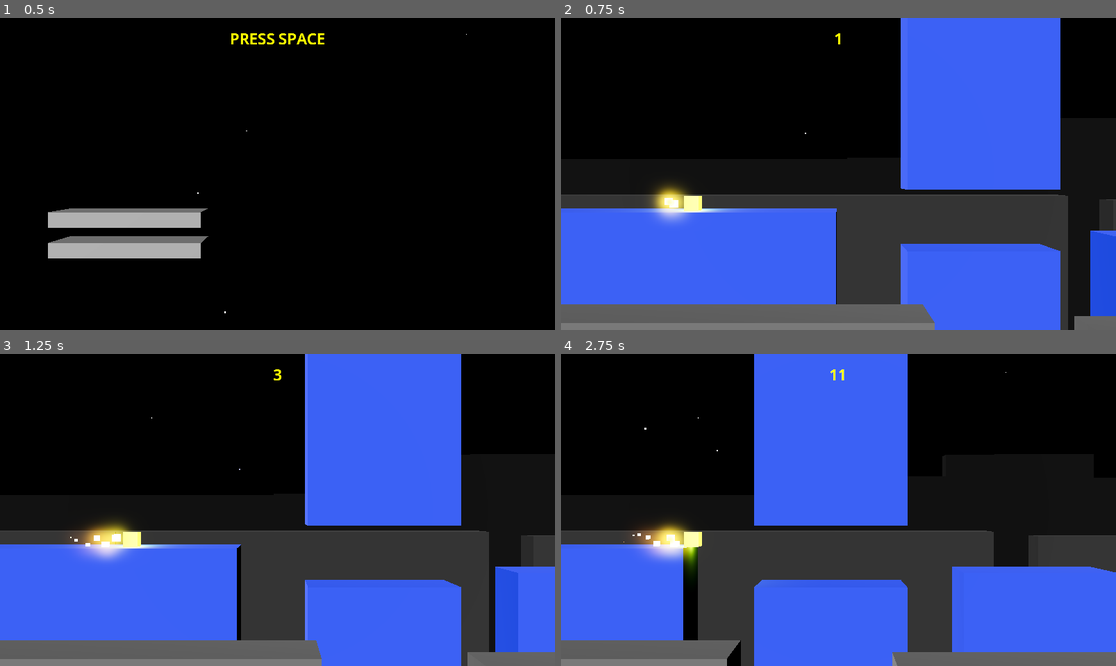
Above: before the commit, frames 1-4 (two rows, left to right).
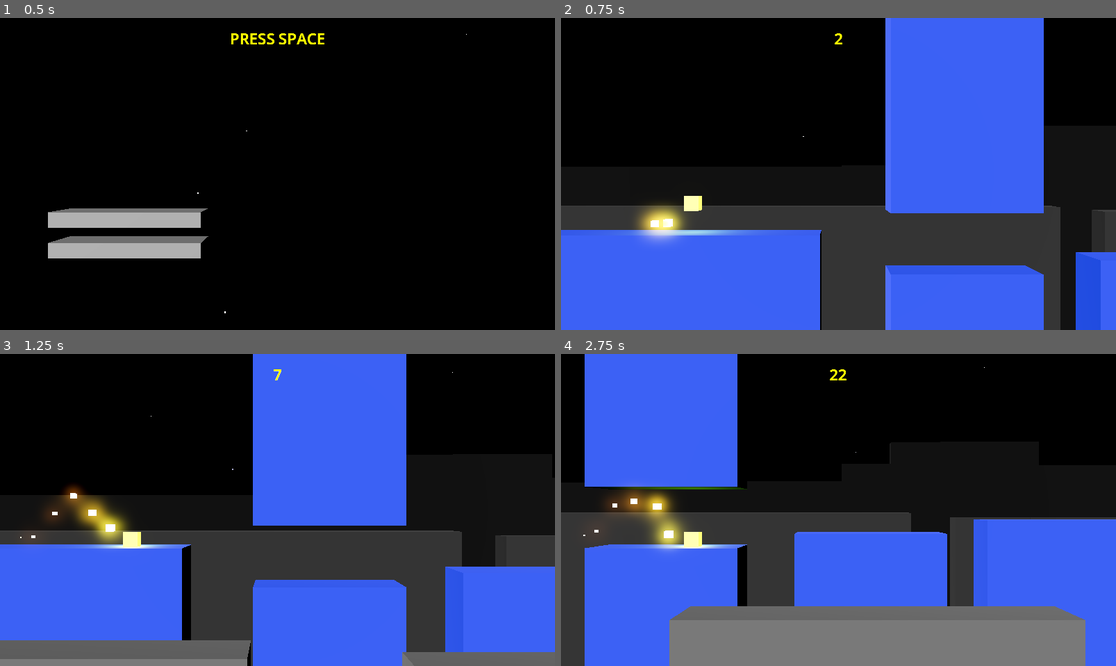
Above: after the commit, the same moments.

Repository: wangbinyq/prototypes
Game: Godot game, scene res://runner/runner.tscn
Same seed, same stepped clock (60 frames per second), same inputs: the game is played once before the commit and once after it.
Inputs (mouse positions are in pixels of both pictures, inside the frame that each line leads up to):
- Up to frame 1 (0.5 s): no input
- Up to frame 2 (0.75 s): tap Space at 0.5 s; move the mouse to (960, 158) at 0.52 s; hold Right (ui_right) from 0.53 s (still down); tap Enter (ui_accept) at 0.6 s; click (960, 158) at 0.67 s
- Up to frame 3 (1.25 s): keep holding Right (ui_right); tap Enter (ui_accept) at 0.77, 1.07 s
- Up to frame 4 (2.75 s): move the mouse to (727, 525) at 1.27 s; release Right (ui_right) at 1.28 s; hold Left (ui_left) 1.28-2.03 s; tap Enter (ui_accept) at 1.35, 1.52, 1.82, 2.1 s; click (727, 525) at 1.42 s; move the mouse to (894, 441) at 2.02 s; hold Right (ui_right) from 2.03 s (still down); click (894, 441) at 2.17 s

Frame 1 is identical in both runs. In frame 2, 23% of the frame differs, in the area x 0-100%, y 0-100%; in frame 3, 25%; in frame 4, 60%.

Commit message:
feat(runner): implement jumping mechanics and collision detection
add jump acceleration, gravity, and jump duration parameters to runner
implement move, constrain_y, check_collision, start_jumping, and end_jumping functions
integrate jump controls in runner_game using ui_accept input actions
refactor run loop to handle obstacle transitions and collision checks
add grounded and transitioning states for proper jump control flow

Diff:
--- a/runner/runner.gd
+++ b/runner/runner.gd
@@ -2,7 +2,12 @@
 extends Node3D
 
 @export_range(0, 9e9) var start_speed_x := 5.0
+@export_range(0, 9e9) var jump_acceleration := 100.0
+@export_range(0, 9e9) var gravity := 40.0
 @export_range(0, 9e9) var extents := 0.5
+
+@export var jump_duration_min := 0.1
+@export var jump_duration_max := 0.2
 
 @onready var mesh := $Mesh as MeshInstance3D
 @onready var point_light = $OmniLight3D
@@ -10,7 +15,11 @@
 @onready var trail := $"Trail Particle" as GPUParticles3D
 
 var pos := Vector2.ZERO
+var velocity := Vector2.ZERO
 var current_obstacle: SkylineObject
+var grounded: bool
+var transitioning: bool
+var jump_time_remaining := 0.0
 
 func _ready() -> void:
 	mesh.hide()
@@ -26,6 +35,10 @@
 	mesh.show()
 	point_light.show()
 	trail.emitting = true
+	transitioning = false
+	grounded = true
+	jump_time_remaining = 0
+	velocity = Vector2(start_speed_x, 0)
 
 func explode():
 	mesh.hide()
@@ -35,14 +48,65 @@
 	explosion.restart()
 
 func run(dt: float) -> bool:
-	if pos.x > 1e9:
-		explode()
-		return false
-	pos.x += start_speed_x * dt
+	move(dt)
+	if pos.x + extents < current_obstacle.max_x:
+		constrain_y(current_obstacle)
+	else:
+		var still_inside_current = (pos.x - extents) < current_obstacle.max_x
+		if still_inside_current:
+			constrain_y(current_obstacle)
+
+		if !transitioning:
+			if check_collision():
+				return false
+			transitioning = true
+
+		constrain_y(current_obstacle.next)
+		if !still_inside_current:
+			current_obstacle = current_obstacle.next
+			transitioning = false
 	return true
 
 func update_visualization():
 	position = Vector3(pos.x, pos.y, 0)
 
-func _process(delta: float) -> void:
-	pass
+func constrain_y(obstacle: SkylineObject):
+	var open_y = obstacle.gap_y
+	if pos.y - extents <= open_y.min:
+		pos.y = open_y.min + extents
+		velocity.y = maxf(velocity.y, 0)
+		jump_time_remaining = 0
+		grounded = true
+	elif pos.y + extents >= open_y.max:
+		pos.y = open_y.max - extents
+		velocity.y = minf(velocity.y, 0)
+		jump_time_remaining = 0
+
+func check_collision():
+	var tp := Vector2.ZERO
+	tp.x = current_obstacle.max_x - extents
+	tp.y = pos.y - velocity.y * (pos.x - tp.x) / velocity.x
+	var shrunk = extents - 0.01
+	var gap_y = current_obstacle.next.gap_y
+	if tp.y - shrunk < gap_y.min or tp.y + shrunk > gap_y.max:
+		pos = tp
+		explode()
+		return true
+	return false
+
+func move(dt: float):
+	pos += velocity * dt
+	if jump_time_remaining > 0:
+		jump_time_remaining -= dt
+		velocity.y += jump_acceleration * minf(dt, jump_time_remaining)
+	else:
+		velocity.y -= gravity * dt
+	grounded = false
+	pos += velocity * dt
+
+func start_jumping():
+	if grounded:
+		jump_time_remaining = jump_duration_max
+
+func end_jumping():
+	jump_time_remaining += jump_duration_min - jump_duration_max
--- a/runner/runner_game.gd
+++ b/runner/runner_game.gd
@@ -30,6 +30,11 @@
 		start_new_game()
 
 func update_game(delta: float):
+	if Input.is_action_just_pressed("ui_accept"):
+		runner.start_jumping()
+	elif Input.is_action_just_released("ui_accept"):
+		runner.end_jumping()
+
 	var accumulated_dt = delta
 	while accumulated_dt > max_delta_time and is_playing:
 		is_playing = runner.run(max_delta_time)
